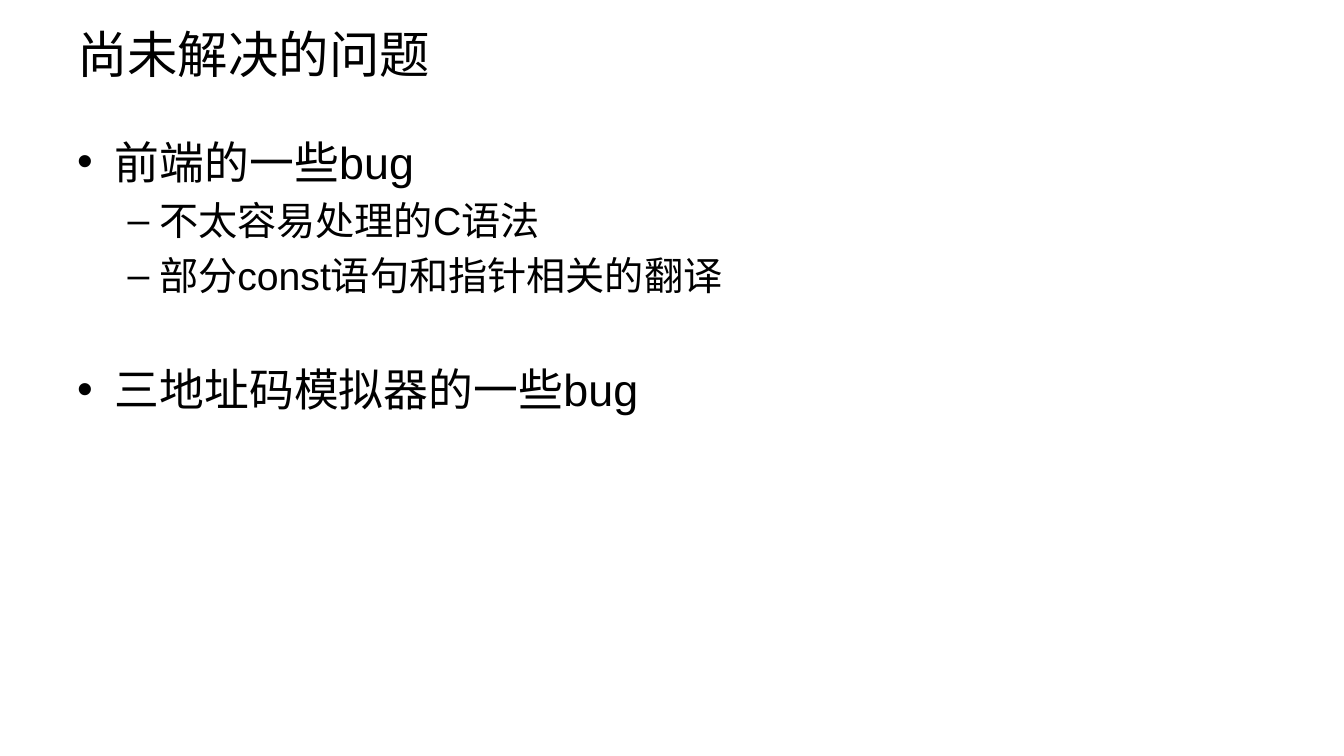
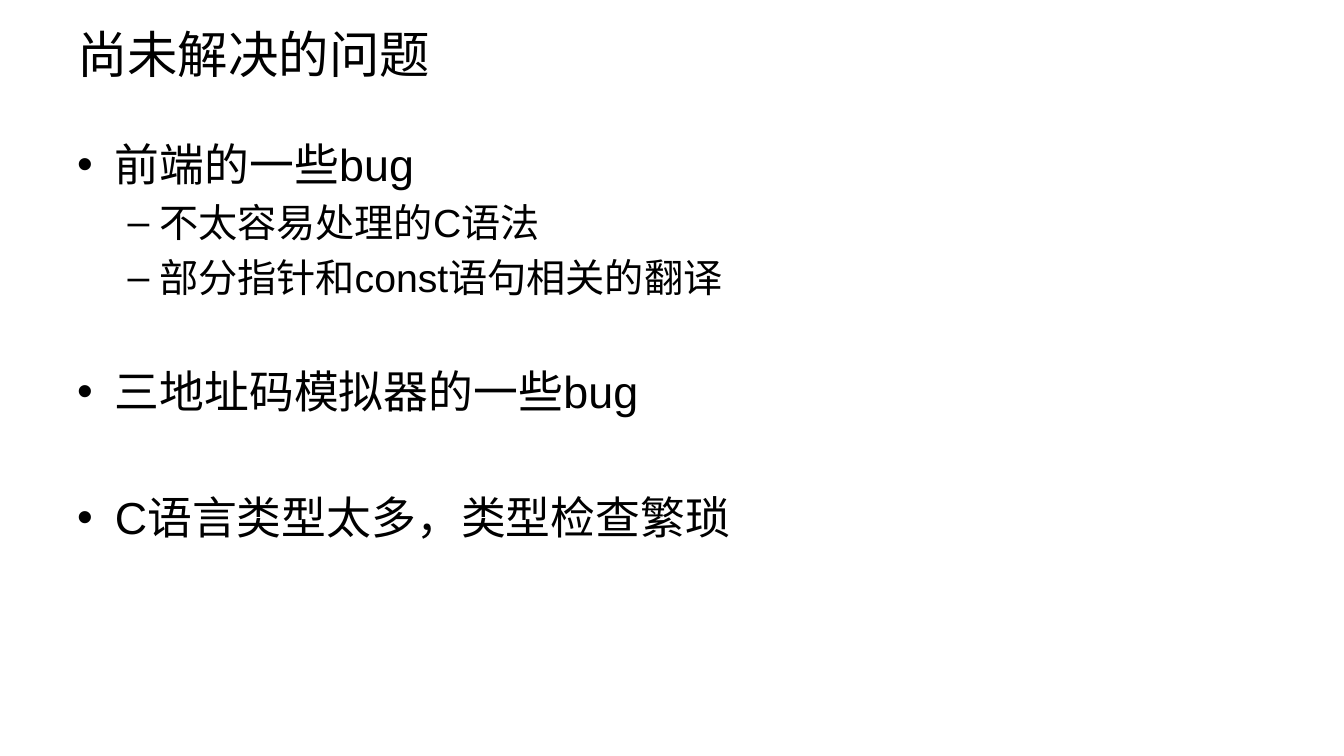
Before and after one commit to liwyNo/MiniCCompiler, a slide deck: slide 8 of doc/midterm.pptx (slide 7 before the commit). Drawn at 1344x756 pixels with LibreOffice and Linux fonts; fonts in the diff are those of the drawing; background and template pictures are left out. Boxes give left, top, right and bottom in pixels: in the first picture for what was removed or moved away, otherwise in the second. Text is boxed around its words. In the diff, an @@ line names an element or a change of style, - is before the commit and + after.

```diff
--- a/doc/midterm.pptx
+++ b/doc/midterm.pptx
@@ text at (159, 259, 722, 296): text changed @@
-  – 部分const语句和指针相关的翻译
+  – 部分指针和const语句相关的翻译
@@ text at (115, 499, 730, 539): paragraph added @@
+• C语言类型太多，类型检查繁琐
```
Also in this commit, not shown: 1 slide added, 1 other file.
